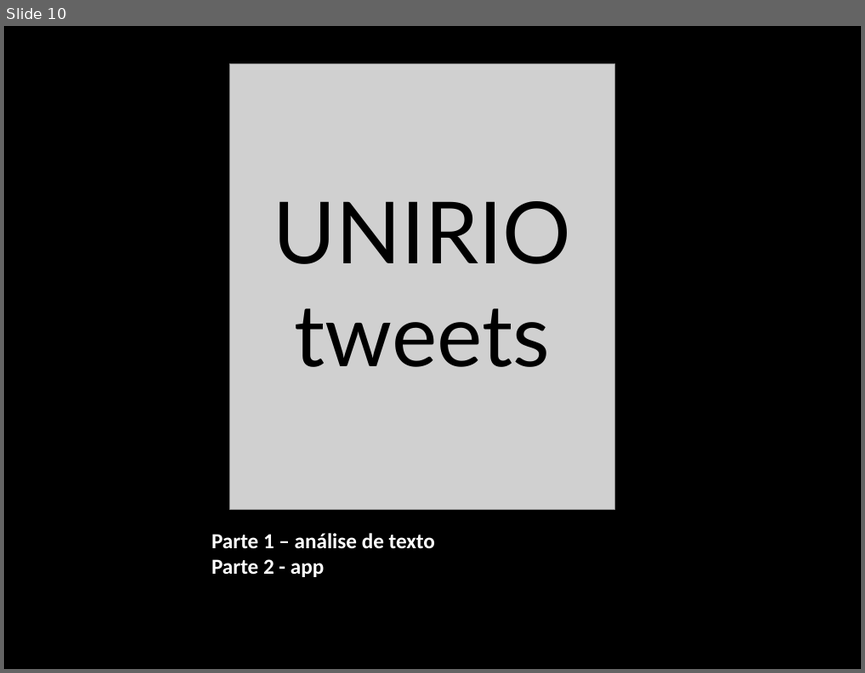
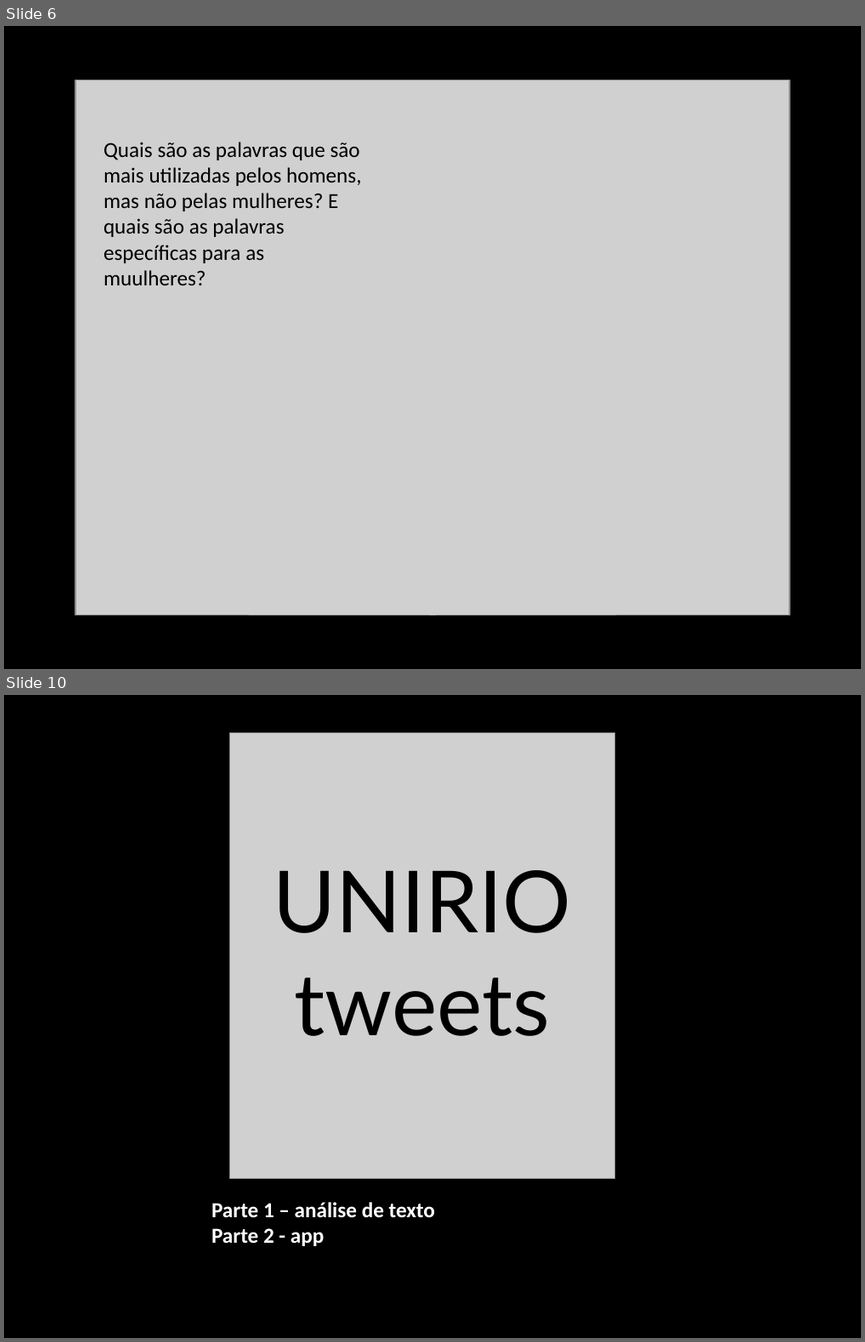
Before and after one commit to DATAUNIRIO/ap, a slide deck: DMQtalks/my_talk.pptx. Shown one above the other, each under a label of ours: slide 10 before the commit, slides 6 and 10 after it; the slides between them are not shown. The pictures are 865x673 and 865x1342 pixels, drawn with LibreOffice and Linux fonts; fonts in the diff are those of the drawing; grey boxes stand for pictures. Boxes give left, top, right and bottom in pixels: in the first picture for what was removed or moved away, otherwise in the second. Text is boxed around its words. In the diff, an @@ line names an element or a change of style, - is before the commit and + after.

```diff
--- a/DMQtalks/my_talk.pptx
+++ b/DMQtalks/my_talk.pptx
@@ slide 6 added at box(4, 26, 861, 669), background #000000 @@
@@ picture added at box(75, 79, 789, 614) @@
@@ text added at box(103, 142, 361, 285), 18 pt, text #000000 @@
+Quais são as palavras que são mais utilizadas pelos homens, mas não pelas mulheres? E quais são as palavras específicas para as muulheres?
```
Also in this commit, not shown: 3 slides changed, 2 other slides added, 4 slides removed, 2 other files.
